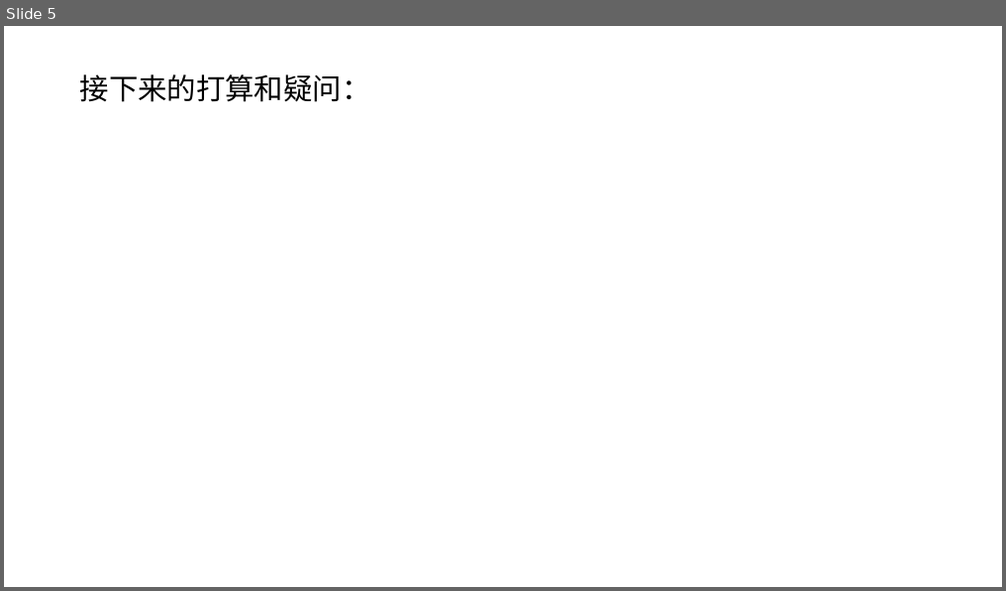
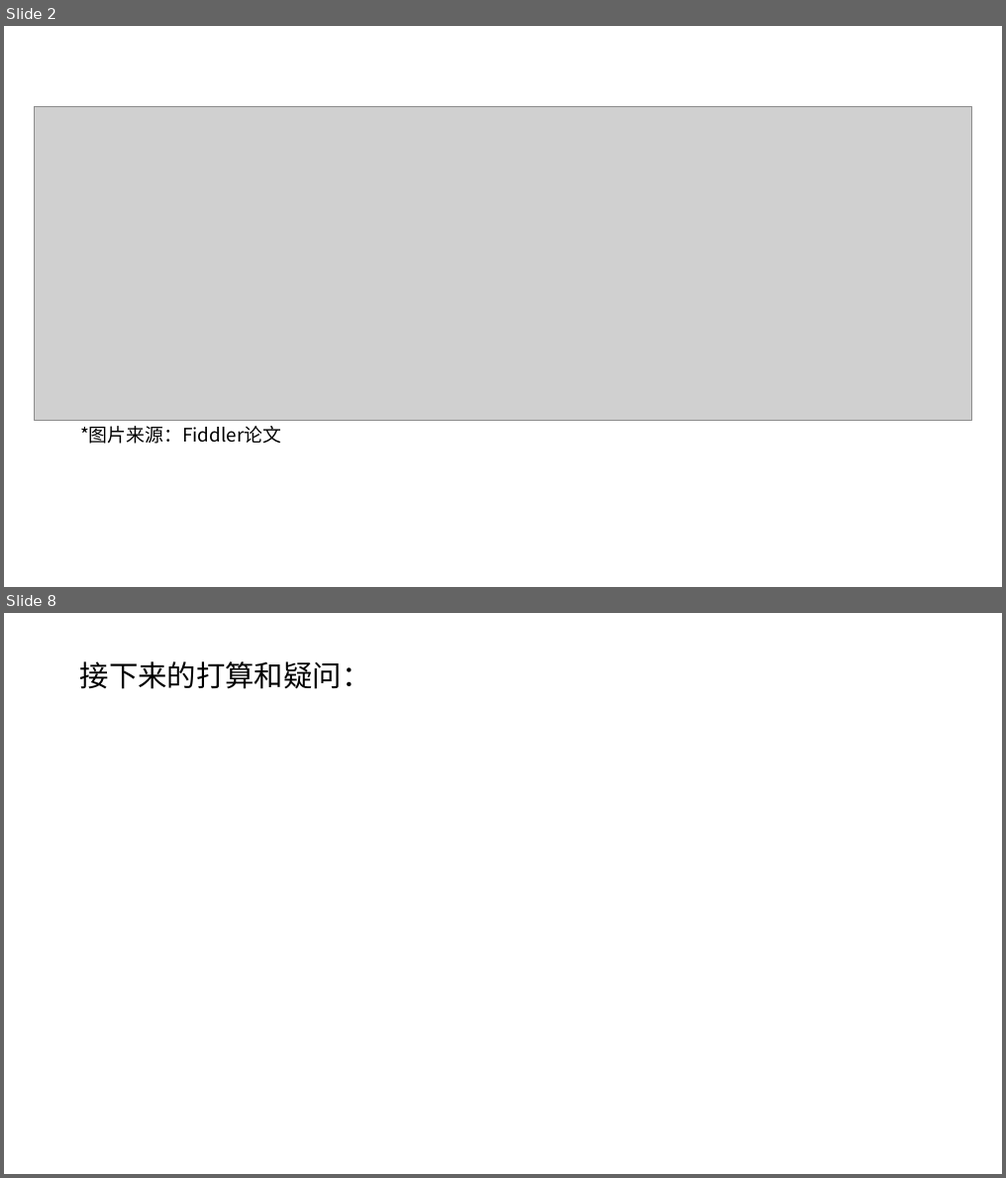
Before and after one commit to yyj6666667/fiddler, a slide deck: CPU.pptx. Shown one above the other, each under a label of ours: slide 5 before the commit, slides 2 and 8 after it; the slides between them are not shown. The pictures are 1006x591 and 1006x1178 pixels, drawn with LibreOffice and Linux fonts; fonts in the diff are those of the drawing; grey boxes stand for pictures. Boxes give left, top, right and bottom in pixels: in the first picture for what was removed or moved away, otherwise in the second. Text is boxed around its words. In the diff, an @@ line names an element or a change of style, - is before the commit and + after.

```diff
--- a/CPU.pptx
+++ b/CPU.pptx
@@ slide 2 added at box(4, 26, 1002, 587), background #FFFFFF @@
@@ picture added at box(35, 106, 972, 420) @@
@@ text added at box(80, 426, 281, 444), 18 pt, text #000000 @@
+*图片来源：Fiddler论文
@@ what was slide 5 is now slide 8 @@
```
Also in this commit, not shown: 1 slide changed, 5 other slides added, 3 slides removed.
